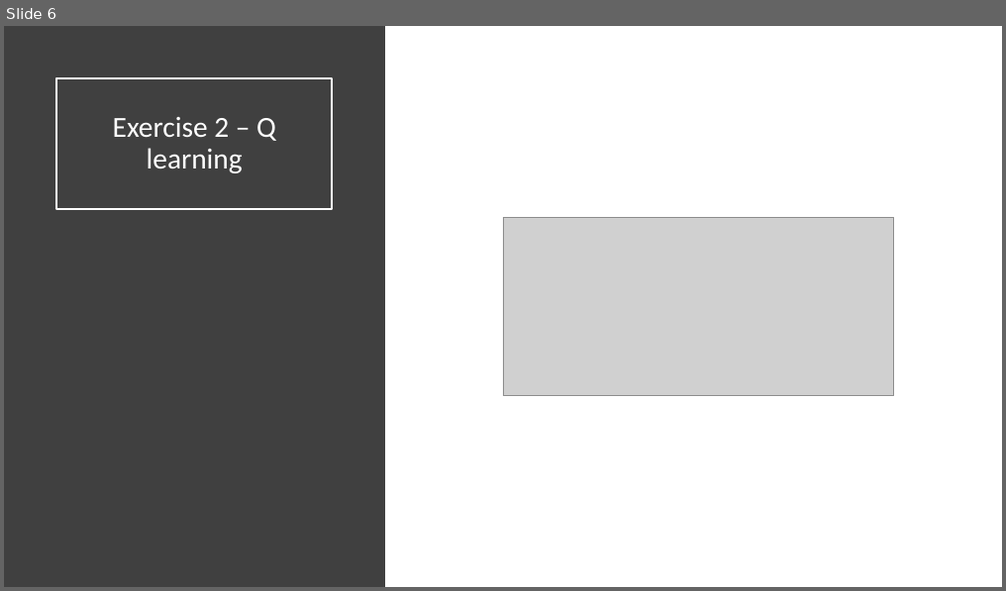
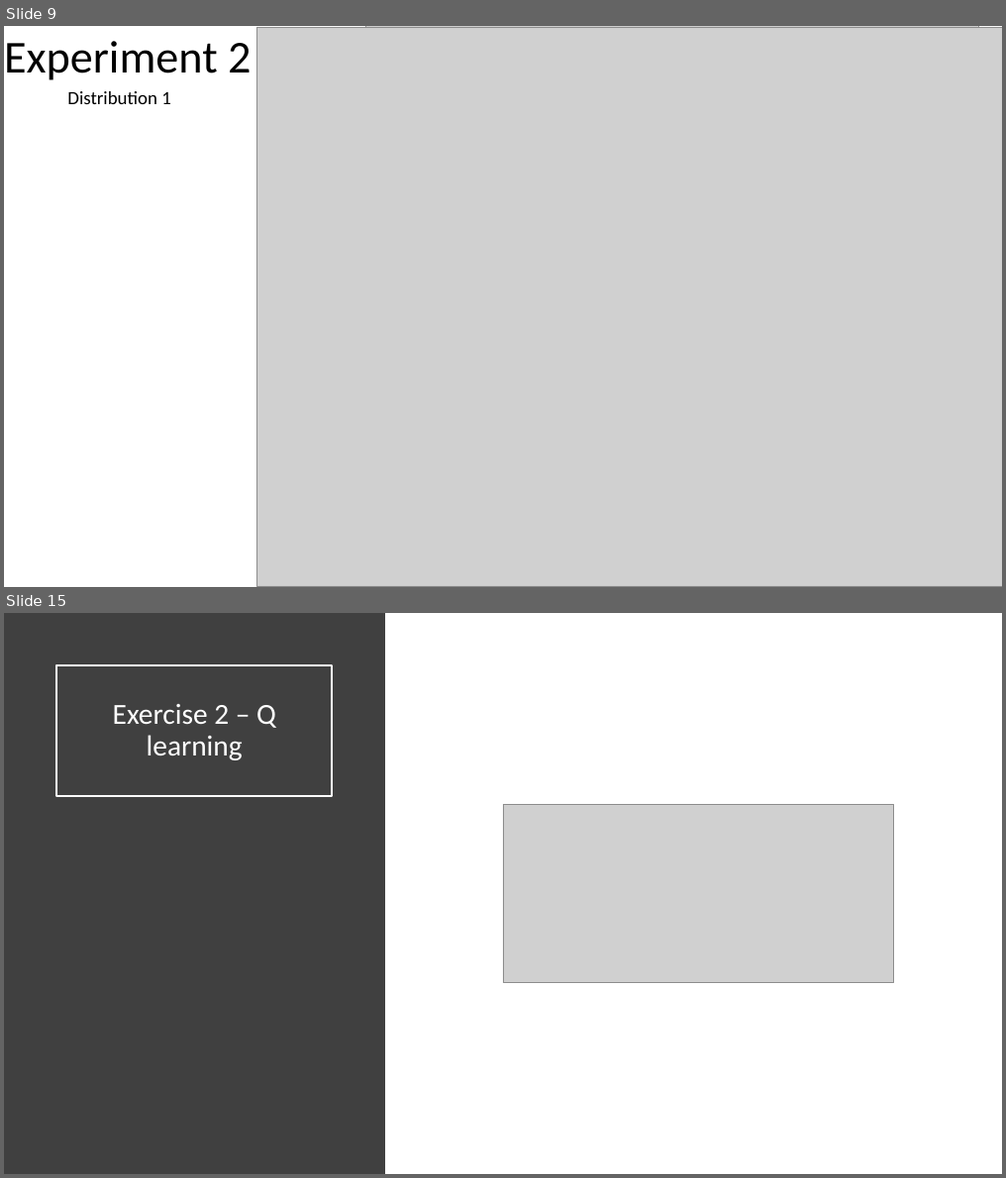
Before and after one commit to mpiffari/ReinforcementLearning2019, a slide deck: Presentation/SDU_SummerSchool_Presentation.pptx. Shown one above the other, each under a label of ours: slide 6 before the commit, slides 9 and 15 after it; the slides between them are not shown. The pictures are 1006x591 and 1006x1178 pixels, drawn with LibreOffice and Linux fonts; fonts in the diff are those of the drawing; grey boxes stand for pictures. Boxes give left, top, right and bottom in pixels: in the first picture for what was removed or moved away, otherwise in the second. Text is boxed around its words. In the diff, an @@ line names an element or a change of style, - is before the commit and + after.

```diff
--- a/Presentation/SDU_SummerSchool_Presentation.pptx
+++ b/Presentation/SDU_SummerSchool_Presentation.pptx
@@ slide 9 added at bbox=[4, 26, 1002, 587], background #FFFFFF @@
@@ title added at bbox=[4, 41, 251, 80], 44 pt, text #000000 @@
+Experiment 2
@@ picture added at bbox=[257, 27, 1002, 586] @@
@@ picture added at bbox=[365, 26, 979, 576] @@
@@ text added at bbox=[67, 91, 171, 104], 18 pt, text #000000 @@
+Distribution 1
@@ what was slide 6 is now slide 15 @@
```
Also in this commit, not shown: 2 slides changed, 8 other slides added, 3 other files.
